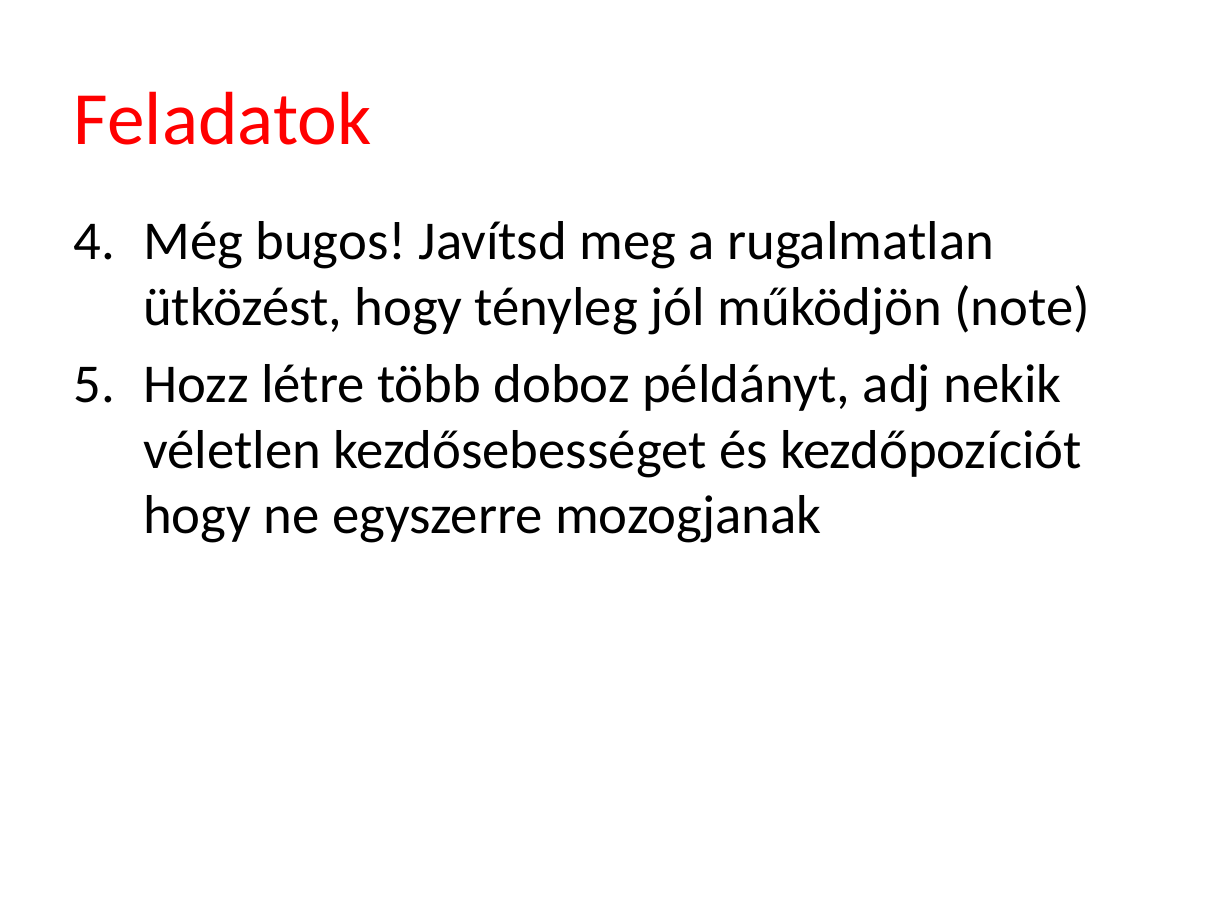
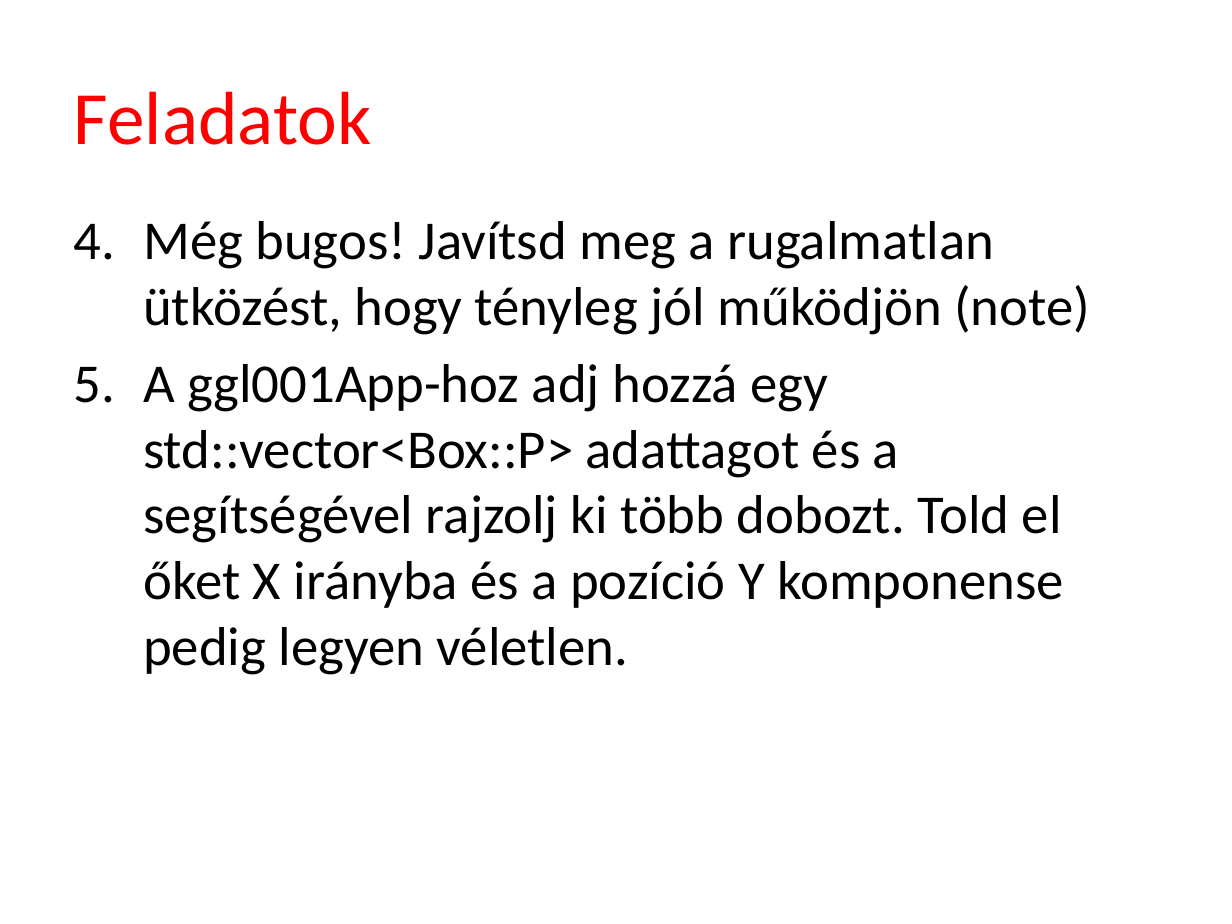
Before and after one commit to tyekx/dx12, a slide deck: slide 20 of Slides/gg001-Libraries.pptx. Drawn at 1232x924 pixels with LibreOffice and Linux fonts; fonts in the diff are those of the drawing; background and template pictures are left out. Boxes give left, top, right and bottom in pixels: in the first picture for what was removed or moved away, otherwise in the second. Text is boxed around its words. In the diff, an @@ line names an element or a change of style, - is before the commit and + after.

```diff
--- a/Slides/gg001-Libraries.pptx
+++ b/Slides/gg001-Libraries.pptx
@@ text at <box>143,364,1064,675</box>: text changed @@
-5. Hozz létre több doboz példányt, adj nekik véletlen kezdősebességet és kezdőpozíciót hogy ne egyszerre mozogjanak
+5. A ggl001App-hoz adj hozzá egy std::vector<Box::P> adattagot és a segítségével rajzolj ki több dobozt. Told el őket X irányba és a pozíció Y komponense pedig legyen véletlen.
```
Also in this commit, not shown: 1 other slide changed, 1 other file.
